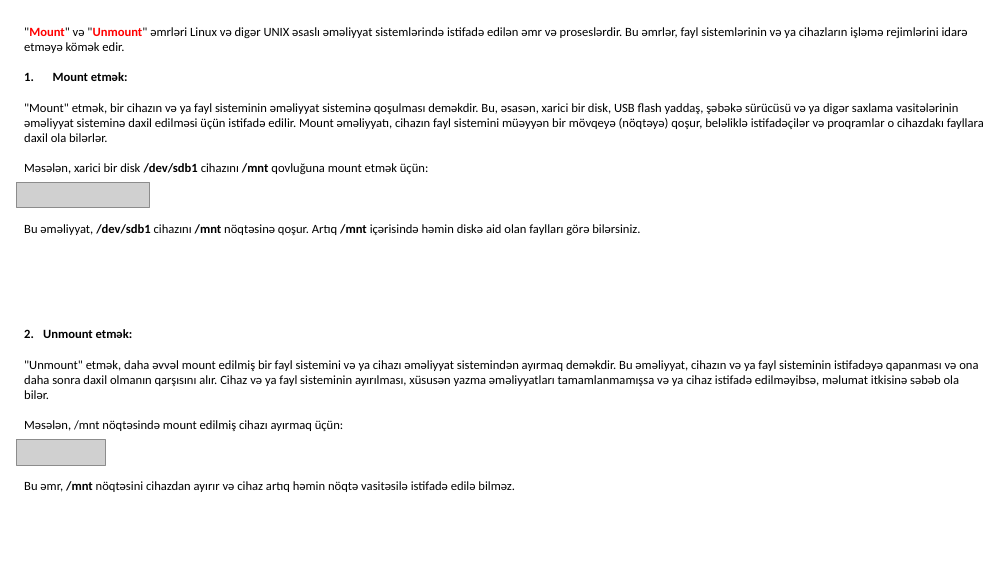
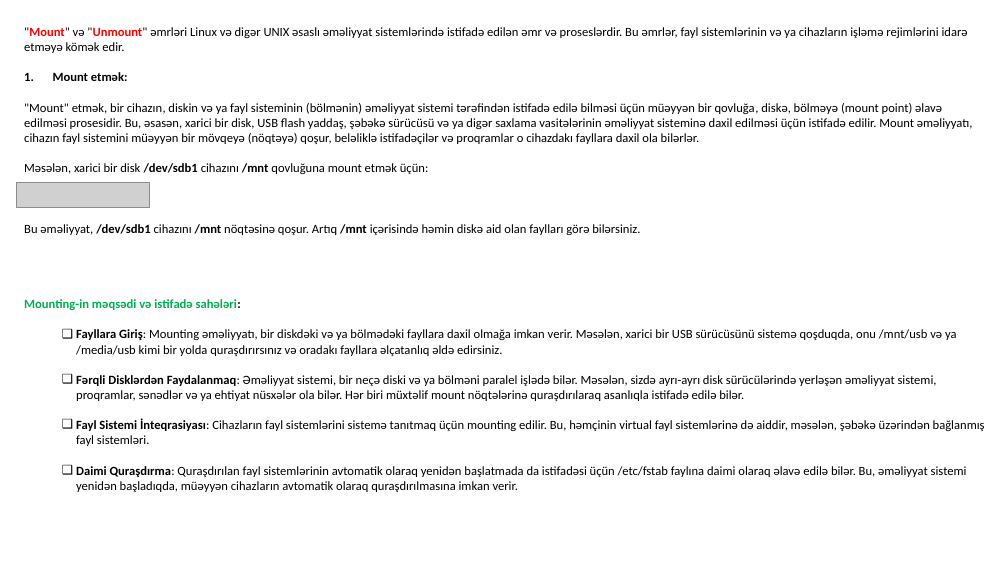
Before and after one commit to codeurient/DevOps, a slide deck: slide 25 of .lessons/1 operating systems/1 linux/1.pptx. Drawn at 1008x567 pixels with LibreOffice and Linux fonts; fonts in the diff are those of the drawing; grey boxes stand for pictures. Boxes give left, top, right and bottom in pixels: in the first picture for what was removed or moved away, otherwise in the second. Text is boxed around its words. In the diff, an @@ line names an element or a change of style, - is before the commit and + after.

```diff
--- a/.lessons/1 operating systems/1 linux/1.pptx
+++ b/.lessons/1 operating systems/1 linux/1.pptx
@@ text at <box>24,103,973,144</box>: text changed @@
-"Mount" etmək, bir cihazın və ya fayl sisteminin əməliyyat sisteminə qoşulması deməkdir. Bu, əsasən, xarici bir disk, USB flash yaddaş, şəbəkə sürücüsü və ya digər saxlama vasitələrinin əməliyyat sisteminə daxil edilməsi üçün istifadə edilir. Mount əməliyyatı, cihazın fayl sistemini müəyyən bir mövqeyə (nöqtəyə) qoşur, beləliklə istifadəçilər və proqramlar o cihazdakı fayllara daxil ola bilərlər.
+"Mount" etmək, bir cihazın, diskin və ya fayl sisteminin (bölmənin) əməliyyat sistemi tərəfindən istifadə edilə bilməsi üçün müəyyən bir qovluğa, diskə, bölməyə (mount point) əlavə edilməsi prosesidir. Bu, əsasən, xarici bir disk, USB flash yaddaş, şəbəkə sürücüsü və ya digər saxlama vasitələrinin əməliyyat sisteminə daxil edilməsi üçün istifadə edilir. Mount əməliyyatı, cihazın fayl sistemini müəyyən bir mövqeyə (nöqtəyə) qoşur, beləliklə istifadəçilər və proqramlar o cihazdakı fayllara daxil ola bilərlər.
@@ text at <box>24,299,985,492</box>: text changed @@
-2. Unmount etmək:
-"Unmount" etmək, daha əvvəl mount edilmiş bir fayl sistemini və ya cihazı əməliyyat sistemindən ayırmaq deməkdir. Bu əməliyyat, cihazın və ya fayl sisteminin istifadəyə qapanması və ona daha sonra daxil olmanın qarşısını alır. Cihaz və ya fayl sisteminin ayırılması, xüsusən yazma əməliyyatları tamamlanmamışsa və ya cihaz istifadə edilməyibsə, məlumat itkisinə səbəb ola bilər.
-Məsələn, /mnt nöqtəsində mount edilmiş cihazı ayırmaq üçün:
-Bu əmr, /mnt nöqtəsini cihazdan ayırır və cihaz artıq həmin nöqtə vasitəsilə istifadə edilə bilməz.
+Mounting-in məqsədi və istifadə sahələri:
+  ❑ Fayllara Giriş: Mounting əməliyyatı, bir diskdəki və ya bölmədəki fayllara daxil olmağa imkan verir. Məsələn, xarici bir USB sürücüsünü sistemə qoşduqda, onu /mnt/usb və ya /media/usb kimi bir yolda quraşdırırsınız və oradakı fayllara əlçatanlıq əldə edirsiniz.
+  ❑ Fərqli Disklərdən Faydalanmaq: Əməliyyat sistemi, bir neçə diski və ya bölməni paralel işlədə bilər. Məsələn, sizdə ayrı-ayrı disk sürücülərində yerləşən əməliyyat sistemi, proqramlar, sənədlər və ya ehtiyat nüsxələr ola bilər. Hər biri müxtəlif mount nöqtələrinə quraşdırılaraq asanlıqla istifadə edilə bilər.
+  ❑ Fayl Sistemi İnteqrasiyası: Cihazların fayl sistemlərini sistemə tanıtmaq üçün mounting edilir. Bu, həmçinin virtual fayl sistemlərinə də aiddir, məsələn, şəbəkə üzərindən bağlanmış fayl sistemləri.
+  ❑ Daimi Quraşdırma: Quraşdırılan fayl sistemlərinin avtomatik olaraq yenidən başlatmada da istifadəsi üçün /etc/fstab faylına daimi olaraq əlavə edilə bilər. Bu, əməliyyat sistemi yenidən başladıqda, müəyyən cihazların avtomatik olaraq quraşdırılmasına imkan verir.
@@ picture removed at <box>17,439,105,465</box> @@
```
Also in this commit, not shown: 1 other slide changed, 3 slides added, 2 slides removed, 1 other file.
